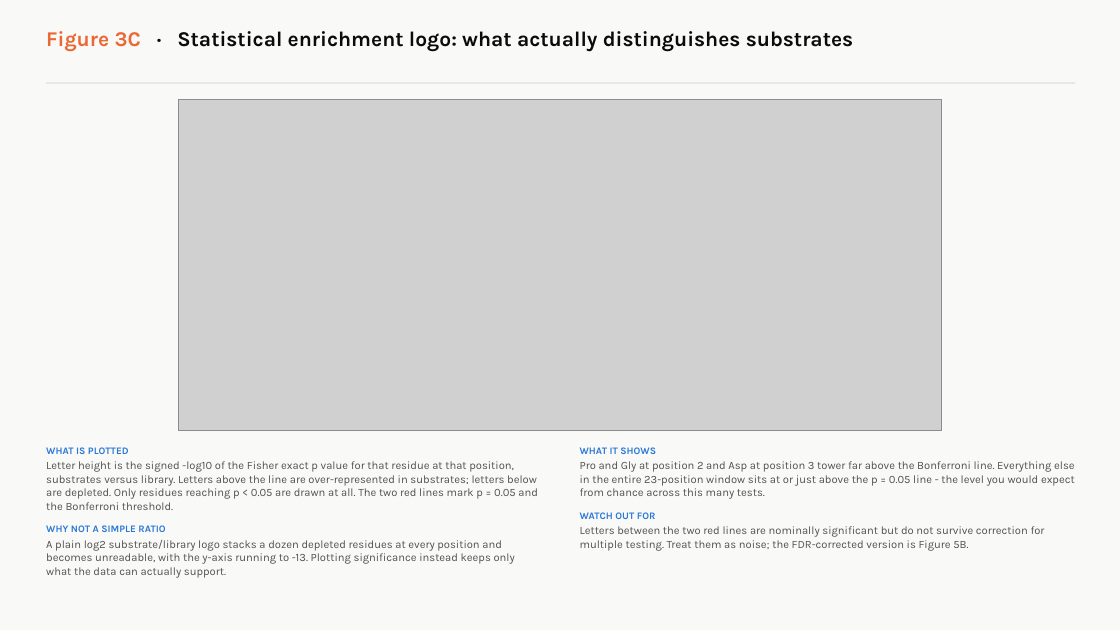
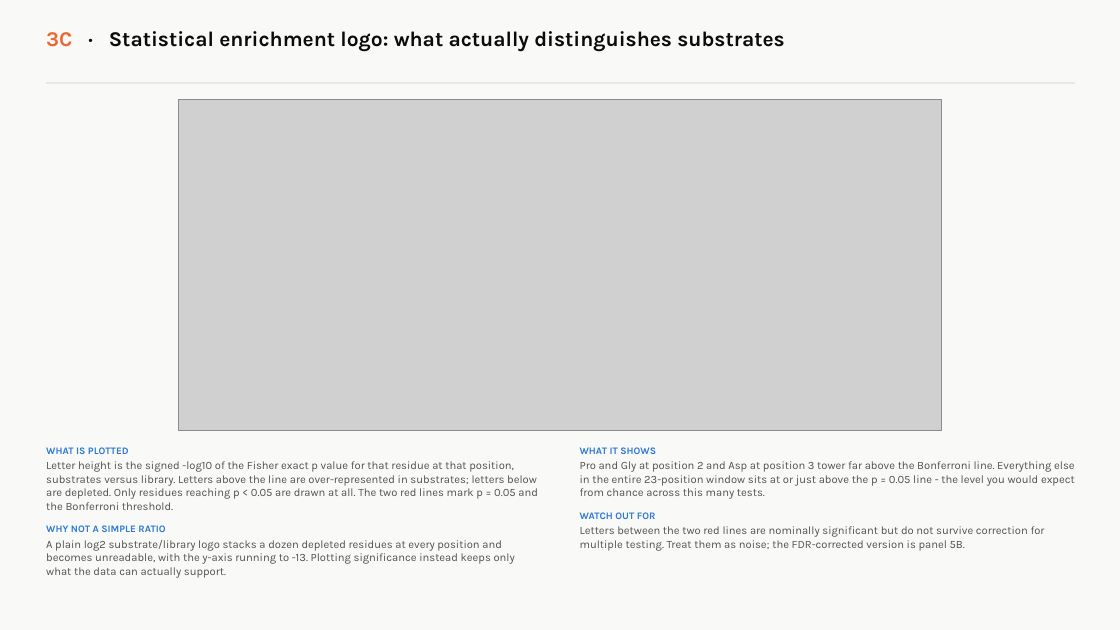
Before and after one commit to idobleicher/dianaMega, a slide deck: slide 11 of ubr3_PG_reviewer/UBR3_figures_explained.pptx (slide 16 before the commit). Drawn at 1120x630 pixels with LibreOffice and Linux fonts; fonts in the diff are those of the drawing; grey boxes stand for pictures. Boxes give left, top, right and bottom in pixels: in the first picture for what was removed or moved away, otherwise in the second. Text is boxed around its words. In the diff, an @@ line names an element or a change of style, - is before the commit and + after.

```diff
--- a/ubr3_PG_reviewer/UBR3_figures_explained.pptx
+++ b/ubr3_PG_reviewer/UBR3_figures_explained.pptx
@@ text at (46,31,784,52): text changed @@
-Figure 3C · Statistical enrichment logo: what actually distinguishes substrates
+3C · Statistical enrichment logo: what actually distinguishes substrates
@@ text at (580,526,1045,551): text changed @@
-Letters between the two red lines are nominally significant but do not survive correction for multiple testing. Treat them as noise; the FDR-corrected version is Figure 5B.
+Letters between the two red lines are nominally significant but do not survive correction for multiple testing. Treat them as noise; the FDR-corrected version is panel 5B.
```
Also in this commit, not shown: 29 other slides changed, 4 slides added, 14 slides removed, 38 other files.
